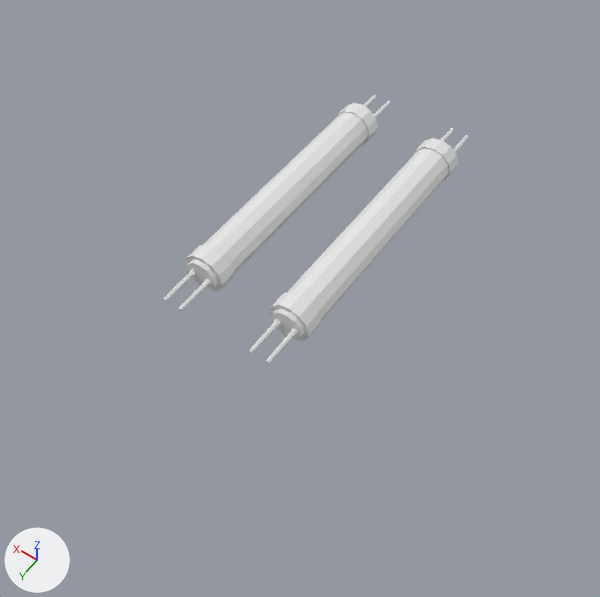
Before and after pictures for a commit that changed the FBX model Assets/Light 2 Neon.fbx.
The view is the same before and after, from a 50 mm camera at (-3.45, 5.39, 7.47) aimed at (-0.06, 0.65, 0.02). Every picture has the same lights, and +X, +Y and +Z are marked at lower left. The first picture is the older version. Mesh edges are drawn as thin lines on the coarser meshes. Where no turn or scale is listed for an object, it has been applied to the vertices.

Objects in the first picture: 'Neon 2'.
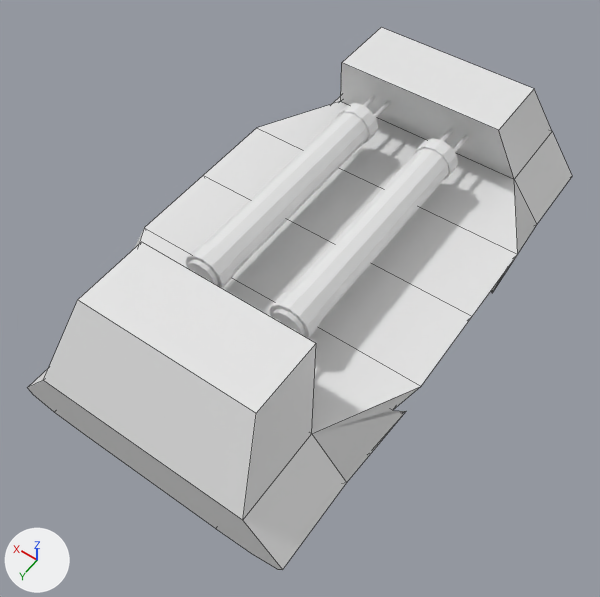
The change, as a diff of the scene's bpy script:
```diff
--- a/Assets/Light 2 Neon.fbx.py
+++ b/Assets/Light 2 Neon.fbx.py
@@ me_cube_001 @@
+me_cube_001.from_pydata(...)  # 64 vertices, 58 faces; spans x -1.0..1.0, y -3.49..1.0, z -1.0..1.0
@@ ob_light_2_neon @@
+ob_light_2_neon = bpy.data.objects.new('Light 2 Neon', me_cube_001)
+ob_light_2_neon.location = (0.0, 0.0, 0.0)
+ob_light_2_neon.rotation_euler = (1.571, 0.0, 0.0)  # degrees (90, 0, 0)
+ob_light_2_neon.scale = (-1.85, -0.367, -3.22)
```

Pixel boxes (x1, y1, x2, y2) of what changed, in the pictures (600 x 597 px):
'Light 2 Neon', added
    after: (28, 27, 572, 570)
